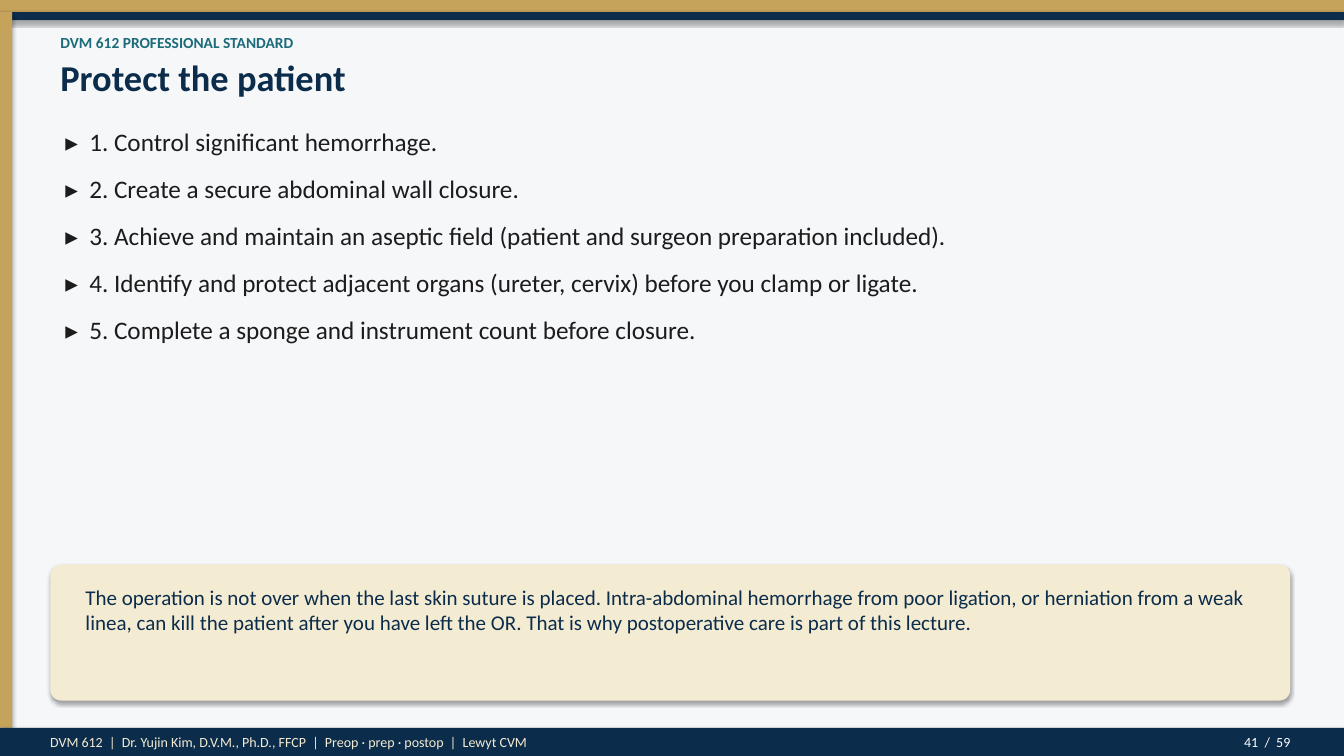
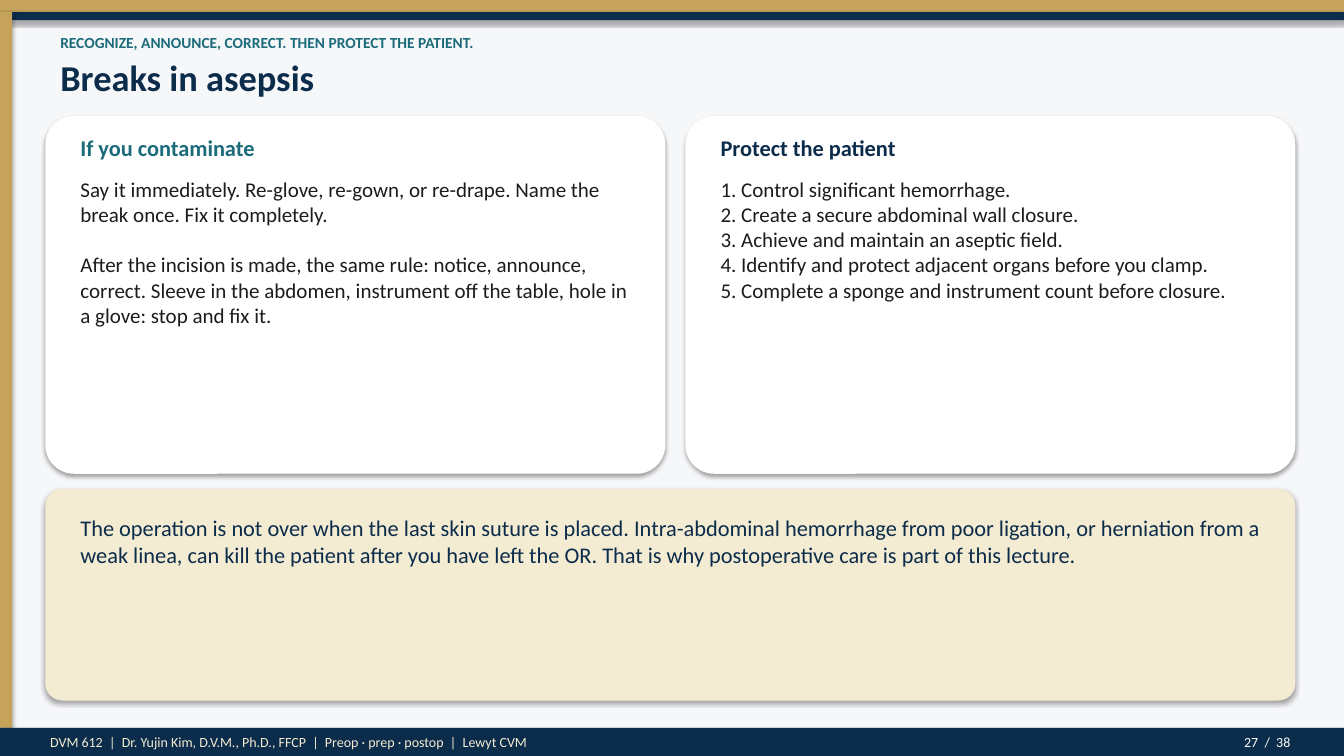
Before and after one commit to drkimvet/happycare, a slide deck: slide 27 of lectures/DVM-612_Week4_Preop_PatientPrep_Postop.pptx (slide 41 before the commit). Drawn at 1344x756 pixels with LibreOffice and Linux fonts; fonts in the diff are those of the drawing. Boxes give left, top, right and bottom in pixels: in the first picture for what was removed or moved away, otherwise in the second. Text is boxed around its words. In the diff, an @@ line names an element or a change of style, - is before the commit and + after.

```diff
--- a/lectures/DVM-612_Week4_Preop_PatientPrep_Postop.pptx
+++ b/lectures/DVM-612_Week4_Preop_PatientPrep_Postop.pptx
@@ text at (60, 38, 473, 50): text changed @@
-DVM 612 PROFESSIONAL STANDARD
+RECOGNIZE, ANNOUNCE, CORRECT. THEN PROTECT THE PATIENT.
@@ text added at (60, 65, 314, 97), 26 pt, text #0B2C4A, bold @@
+Breaks in asepsis
@@ rounded rectangle added at (45, 116, 665, 474), fill #FFFFFF @@
@@ rounded rectangle added at (686, 116, 1296, 474), fill #FFFFFF @@
@@ text added at (80, 140, 255, 160), 16 pt, text #1B6B7A, bold @@
+If you contaminate
@@ text "Protect the patient": place and size @@
-text "Protect the patient" at (60, 65, 346, 97)
+text "Protect the patient" at (721, 140, 896, 160)
@@ text "Protect the patient" at (721, 140, 896, 160): size 26 to 16 pt @@
@@ text added at (80, 182, 627, 327), 15 pt, text #1C1C1C @@
+Say it immediately. Re-glove, re-gown, or re-drape. Name the break once. Fix it completely.
+After the incision is made, the same rule: notice, announce, correct. Sleeve in the abdomen, instrument off the table, hole in a glove: stop and fix it.
@@ text at (721, 182, 1226, 302): text changed; size 18 to 15 pt @@
-▸ 1. Control significant hemorrhage.
-▸ 2. Create a secure abdominal wall closure.
-▸ 3. Achieve and maintain an aseptic field (patient and surgeon preparation included).
-▸ 4. Identify and protect adjacent organs (ureter, cervix) before you clamp or ligate.
-▸ 5. Complete a sponge and instrument count before closure.
+1. Control significant hemorrhage.
+2. Create a secure abdominal wall closure.
+3. Achieve and maintain an aseptic field.
+4. Identify and protect adjacent organs before you clamp.
+5. Complete a sponge and instrument count before closure.
@@ rounded rectangle: place and size @@
-rounded rectangle at (50, 565, 1291, 701)
+rounded rectangle at (45, 489, 1296, 701)
@@ text "The operation is not over ...": place and size @@
-text "The operation is not over ..." at (85, 590, 1243, 634)
+text "The operation is not over ..." at (80, 520, 1260, 567)
@@ text "The operation is not over ..." at (80, 520, 1260, 567): size 15 to 16 pt @@
@@ text at (1244, 737, 1290, 747): text changed @@
-41 / 59
+27 / 38
```
Also in this commit, not shown: 37 other slides changed, 21 slides removed, 2 other files.
